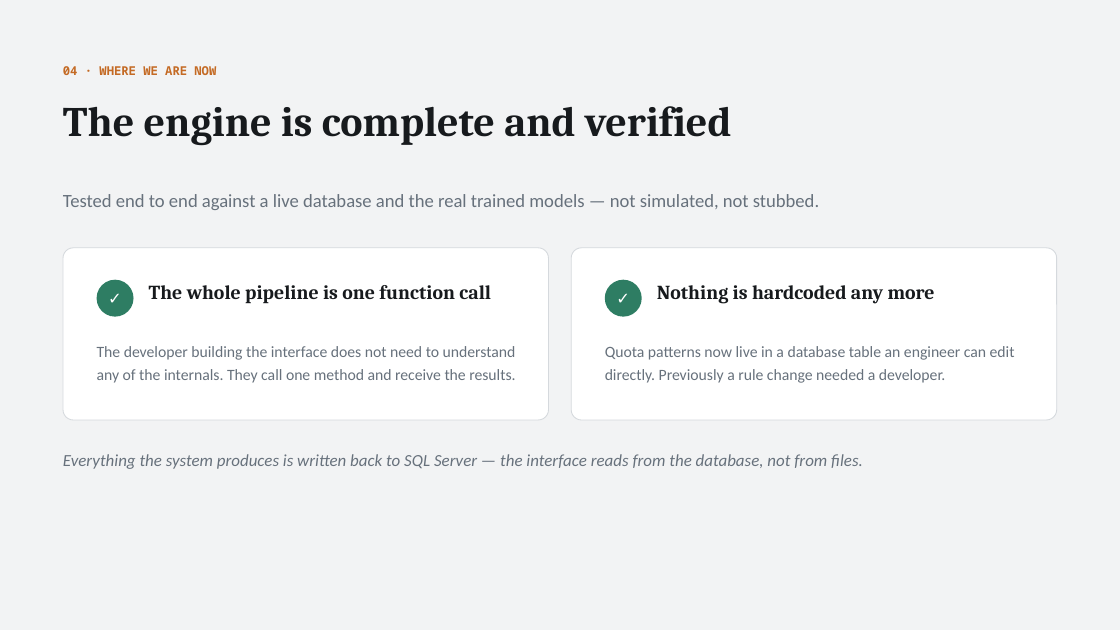
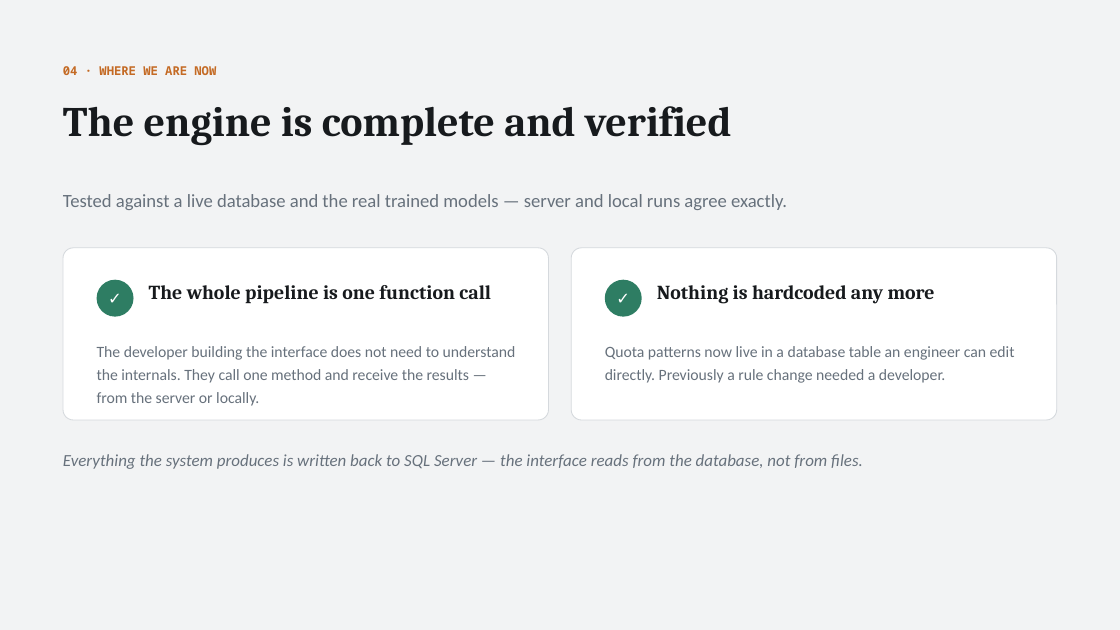
Before and after one commit to Syaziyah30/DeviceCluster, a slide deck: slide 5 of handoff/DeviceCluster-Briefing.pptx. Drawn at 1120x630 pixels with LibreOffice and Linux fonts; fonts in the diff are those of the drawing. Boxes give left, top, right and bottom in pixels: in the first picture for what was removed or moved away, otherwise in the second. Text is boxed around its words. In the diff, an @@ line names an element or a change of style, - is before the commit and + after.

```diff
--- a/handoff/DeviceCluster-Briefing.pptx
+++ b/handoff/DeviceCluster-Briefing.pptx
@@ text at (63,194,787,210): text changed @@
-Tested end to end against a live database and the real trained models — not simulated, not stubbed.
+Tested against a live database and the real trained models — server and local runs agree exactly.
@@ text at (97,346,516,406): text changed @@
-The developer building the interface does not need to understand any of the internals. They call one method and receive the results.
+The developer building the interface does not need to understand the internals. They call one method and receive the results — from the server or locally.
```
Also in this commit, not shown: 3 other slides changed, 1 slide added.
